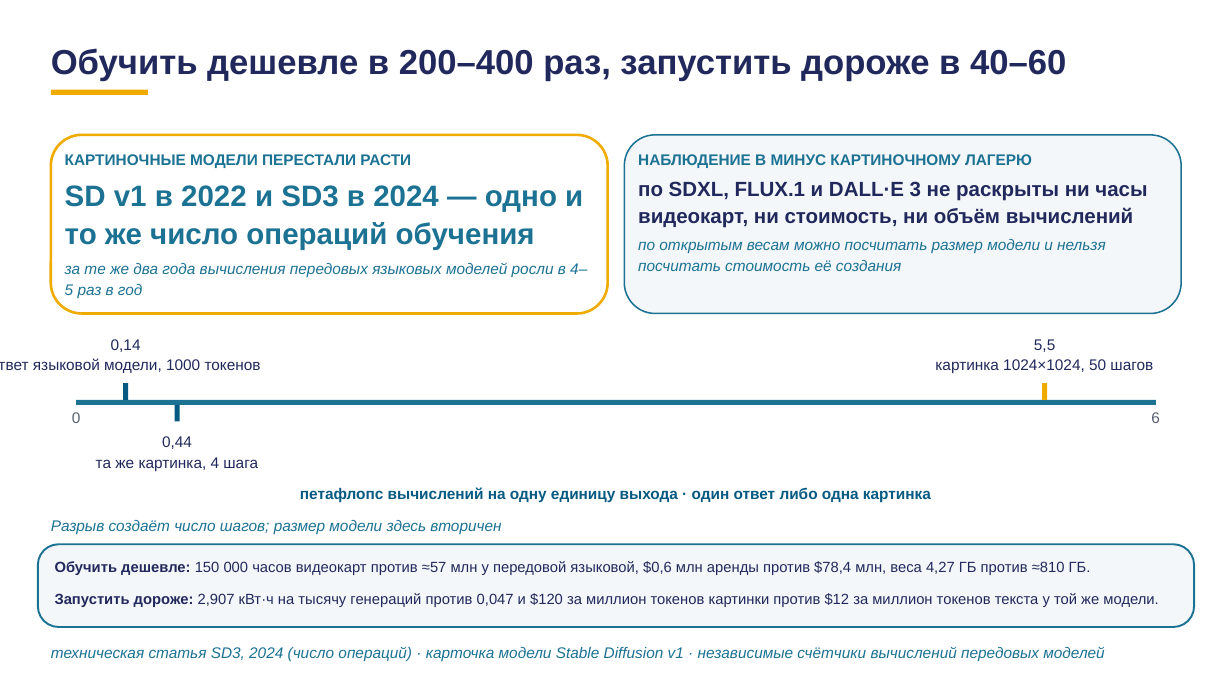
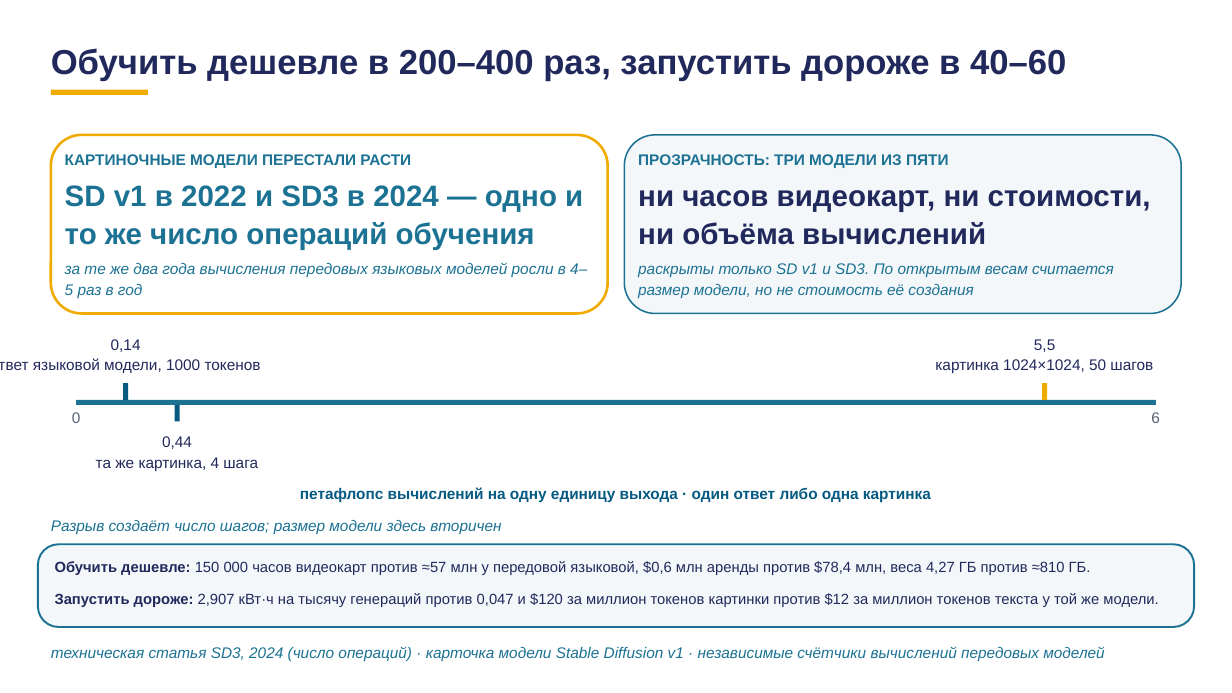
Before and after one commit to tellina-study/AI-usage-lessons, a slide deck: slide 28 of library/lectures/lec-08/rework-v5/rendered/lec-08-v5.pptx. Drawn at 1232x693 pixels with LibreOffice and Linux fonts; fonts in the diff are those of the drawing. Boxes give left, top, right and bottom in pixels: in the first picture for what was removed or moved away, otherwise in the second. Text is boxed around its words. In the diff, an @@ line names an element or a change of style, - is before the commit and + after.

```diff
--- a/library/lectures/lec-08/rework-v5/rendered/lec-08-v5.pptx
+++ b/library/lectures/lec-08/rework-v5/rendered/lec-08-v5.pptx
@@ text at box(638, 154, 949, 168): text changed @@
-НАБЛЮДЕНИЕ В МИНУС КАРТИНОЧНОМУ ЛАГЕРЮ
+ПРОЗРАЧНОСТЬ: ТРИ МОДЕЛИ ИЗ ПЯТИ
@@ text at box(638, 190, 1151, 245): text changed; size 16 to 23 pt @@
-по SDXL, FLUX.1 и DALL·E 3 не раскрыты ни часы видеокарт, ни стоимость, ни объём вычислений
+ни часов видеокарт, ни стоимости, ни объёма вычислений
@@ text at box(638, 263, 1114, 298): text changed @@
-по открытым весам можно посчитать размер модели и нельзя посчитать стоимость её создания
+раскрыты только SD v1 и SD3. По открытым весам считается размер модели, но не стоимость её создания
```
Also in this commit, not shown: 8 other slides changed, 35 other files.
